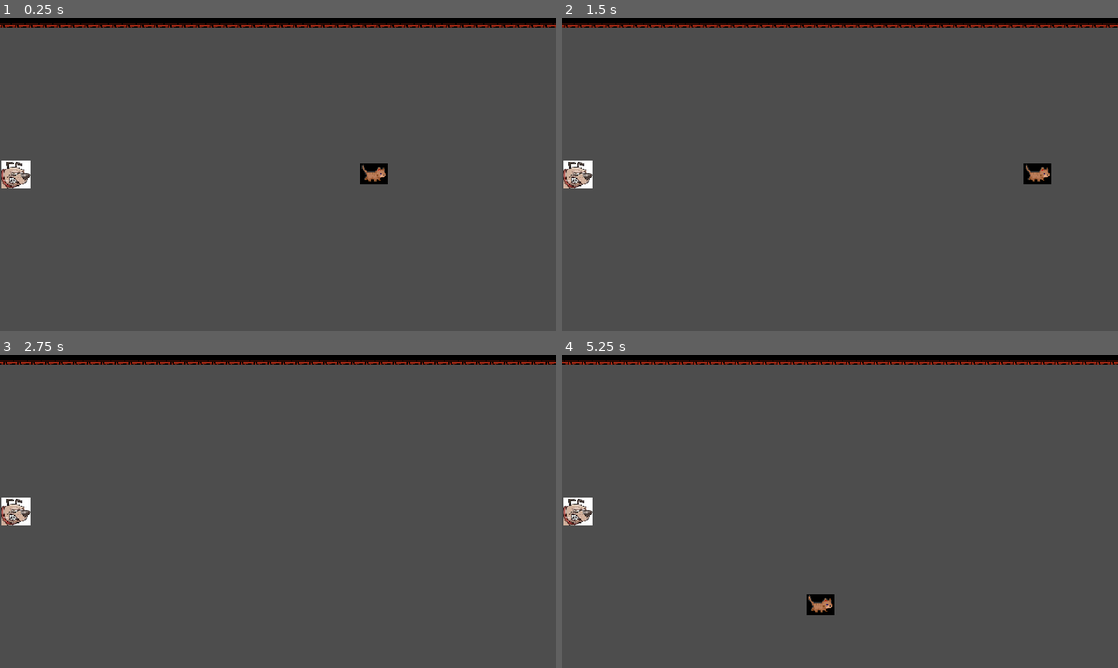
Above: before the commit, frames 1-4 (two rows, left to right).
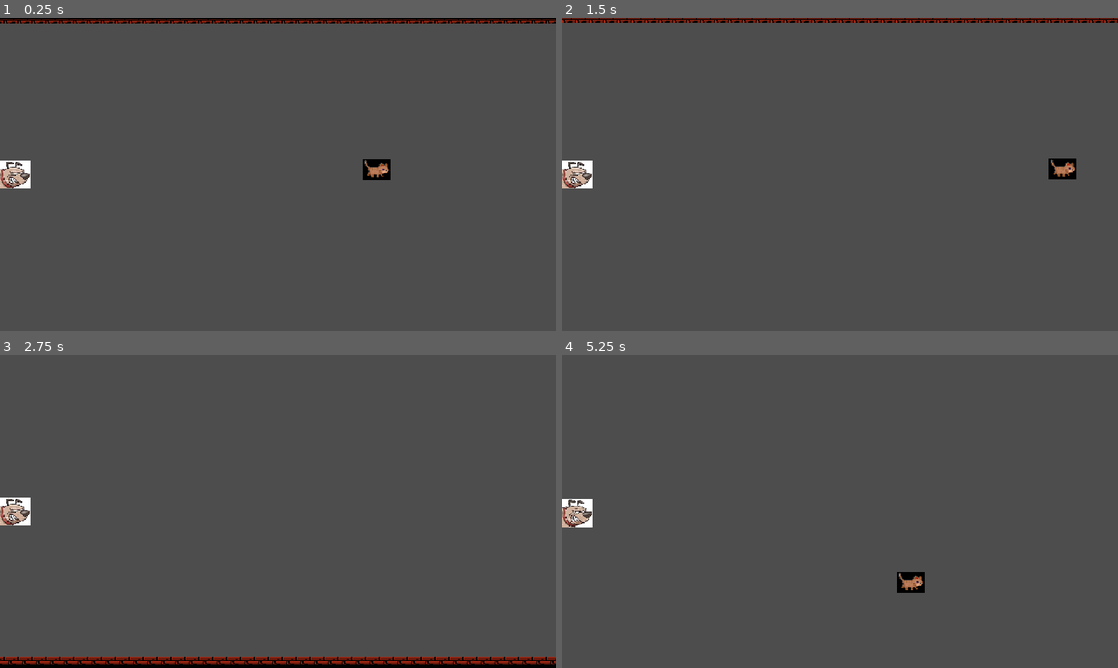
Above: after the commit, the same moments.

Repository: Tony-Villa/cat_run_game
Game: Godot game, scene res://Levels/level_1.tscn
Same seed, same stepped clock (60 frames per second), same inputs: the game is played once before the commit and once after it.
Inputs:
- Up to frame 1 (0.25 s): no input
- Up to frame 2 (1.5 s): hold D (right) 0.53-1.28 s; hold Space (dash) 0.53-1.28 s; hold S (down) from 1.28 s (still down); tap Space (dash) at 1.35 s
- Up to frame 3 (2.75 s): release S (down) at 2.03 s; hold D (right) from 2.03 s (still down); hold Space (dash) from 2.03 s (still down)
- Up to frame 4 (5.25 s): release D (right) at 2.78 s; release Space (dash) at 2.78 s; hold W (up) 2.78-3.53 s; tap Space (dash) at 2.85, 4.35 s; hold Space (dash) 3.53-4.28 s; hold A (left) 3.53-5.03 s; hold S (down) from 5.03 s (still down); hold Space (dash) from 5.03 s (still down)

The runs differ from the first frame. In frame 1, 2.5% of the frame differs, in the area x 0-100%, y 0-55%; in frame 2, 3.3%; in frame 3, 6.8%, in the area x 0-100%, y 0-100%; in frame 4, 4.1%.

Commit message:
Added vertical movement to chase player and added exported variables to modify vertical and horizontal speed of nemesis.

Diff:
--- a/Nemesis/nemesis.gd
+++ b/Nemesis/nemesis.gd
@@ -1,8 +1,11 @@
 extends CharacterBody2D
 
-@export var base_speed: int = 0
+@export var horizontal_speed: float = 0
+@export var vertical_speed: float = 0
 
 var player: CharacterBody2D
+var base_speed: int = 10
+
 
 func _ready():
 	player = get_tree().get_first_node_in_group("player")
@@ -14,6 +17,27 @@
 	if player == null:
 		pass
 
-	var direction = Vector2(1,0)
+	move()
+
+
+func move():
+	var y = get_y_offset()
+	var direction = Vector2(horizontal_speed, y)
 	velocity = direction * base_speed
 	move_and_slide()
+
+
+func get_y_offset():
+	var y = 0
+
+	if position.y < player.position.y:
+		if player.position.y - position.y > 5:
+			y += vertical_speed
+		y += 0.1
+
+	if position.y > player.position.y:
+		if position.y - player.position.y > 5:
+			y -= vertical_speed
+		y -= 0.1
+
+	return y
--- a/Nemesis/nemesis.tscn
+++ b/Nemesis/nemesis.tscn
@@ -10,7 +10,8 @@
 [node name="Nemesis" type="CharacterBody2D" groups=["nemesis"]]
 position = Vector2(17, 0)
 script = ExtResource("1_1kvdb")
-base_speed = 50
+horizontal_speed = 3.0
+vertical_speed = 10.0
 
 [node name="Sprite2D" type="Sprite2D" parent="."]
 scale = Vector2(0.3, 0.3)
